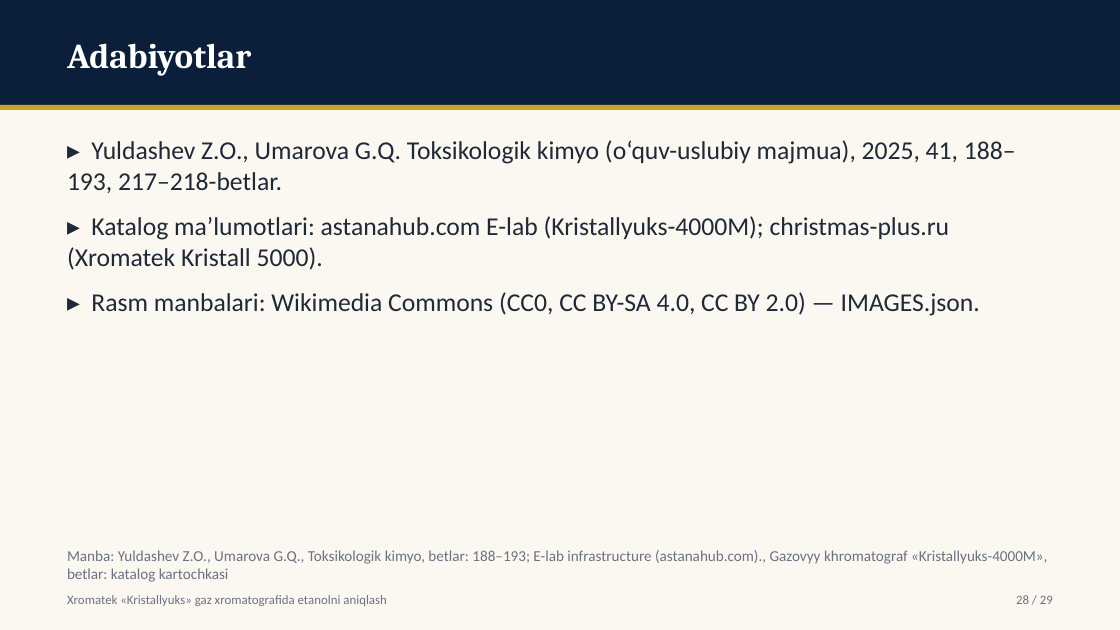
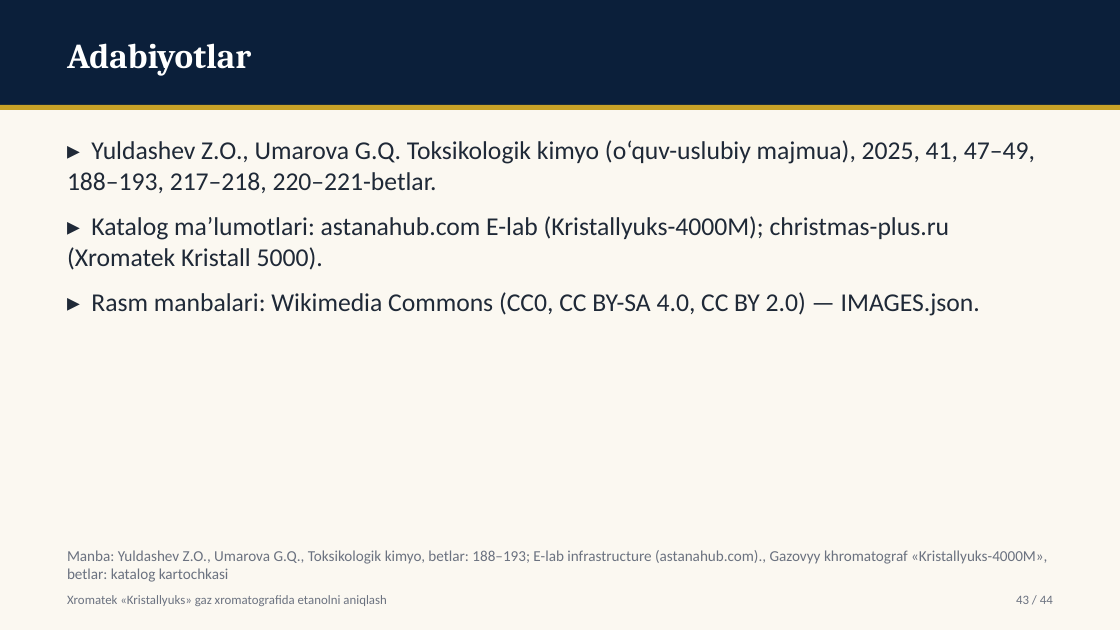
Before and after one commit to davlatsudekspert/forensic-expert, a slide deck: slide 43 of out/instr-01-kristallyuks-etanol.pptx (slide 28 before the commit). Drawn at 1120x630 pixels with LibreOffice and Linux fonts; fonts in the diff are those of the drawing. Boxes give left, top, right and bottom in pixels: in the first picture for what was removed or moved away, otherwise in the second. Text is boxed around its words. In the diff, an @@ line names an element or a change of style, - is before the commit and + after.

```diff
--- a/out/instr-01-kristallyuks-etanol.pptx
+++ b/out/instr-01-kristallyuks-etanol.pptx
@@ text at bbox=[67, 140, 1035, 193]: text changed @@
-▸ Yuldashev Z.O., Umarova G.Q. Toksikologik kimyo (o‘quv-uslubiy majmua), 2025, 41, 188–193, 217–218-betlar.
+▸ Yuldashev Z.O., Umarova G.Q. Toksikologik kimyo (o‘quv-uslubiy majmua), 2025, 41, 47–49, 188–193, 217–218, 220–221-betlar.
@@ text at bbox=[1016, 596, 1053, 604]: text changed @@
-28 / 29
+43 / 44
```
Also in this commit, not shown: 27 other slides changed, 15 slides added, 9 other files.
